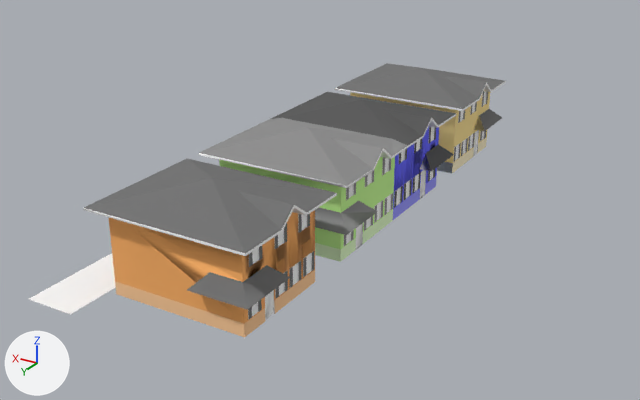
Two versions of the COLLADA model koppers.dae, one commit apart.
Camera for both pictures: a camera (50 mm lens) standing at (-7.62, 13.31, 6.36) and looking at (-0.31, 1.11, 0.26). The lights are fixed; the arrows at lower left show +X, +Y and +Z.

Names of what the first picture shows: 'SketchUp'.
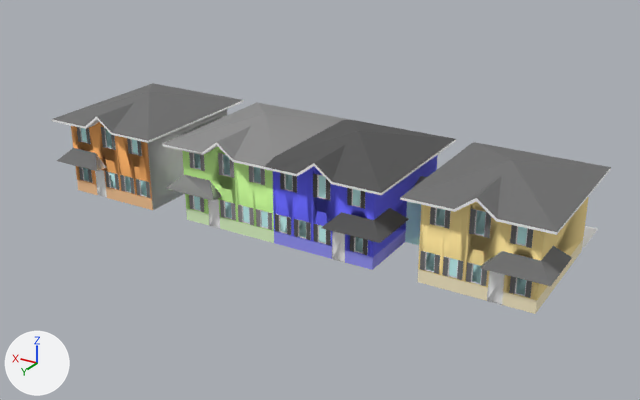
Boxes [x1, y1, x2, y2] around the edits, measured in the pictures (640 x 400 px):
'group_0', added
    after: [51, 83, 611, 314]
'SketchUp', no longer drawn
    before: [29, 63, 506, 337]

The change in detail:
Material 'Color_M00' (mat_color_m00) is new.
Its base color is (1.0, 1.0, 1.0) (white #ffffff).
Its roughness is 0.9.
Mesh me_group_0 is new.
It has 1225 vertices, 2752 faces and spans x 0.0..3.51, y 0.0..9.75, z 0.0..1.75.
It uses material mat_material (white #ffffff).
It uses material mat_color_m05 (grey #727272).
It uses material mat_color_m06 (dark grey #565656).
It uses material mat_color_i03 (blue #6565ff).
It uses material mat_color_h01 (cyan #ccffff).
It uses material mat_color_m00 (white #ffffff).
It uses material mat_color_i02 (blue #9999ff).
It uses material mat_color_m04 (grey #8e8e8e).
It uses material mat_color_c02 (beige #ffcc99).
It uses material mat_color_f01 (green #e5ffcc).
It uses material mat_color_f02 (green #ccff99).
It uses material mat_color_c03 (orange #ffb265).
It uses material mat_color_d02 (yellow #ffe599).
It uses material mat_color_d01 (beige #fff2cc).
Object 'SketchUp' (ob_sketchup) now shows nothing instead of me_sketchup.
Object 'group_0' (ob_group_0) is new; it shows me_group_0.
Its parent is ob_sketchup.
Its location is (-4.883, 2.739, 0.0).
Its rotation in degrees is (0, 0, -90).
